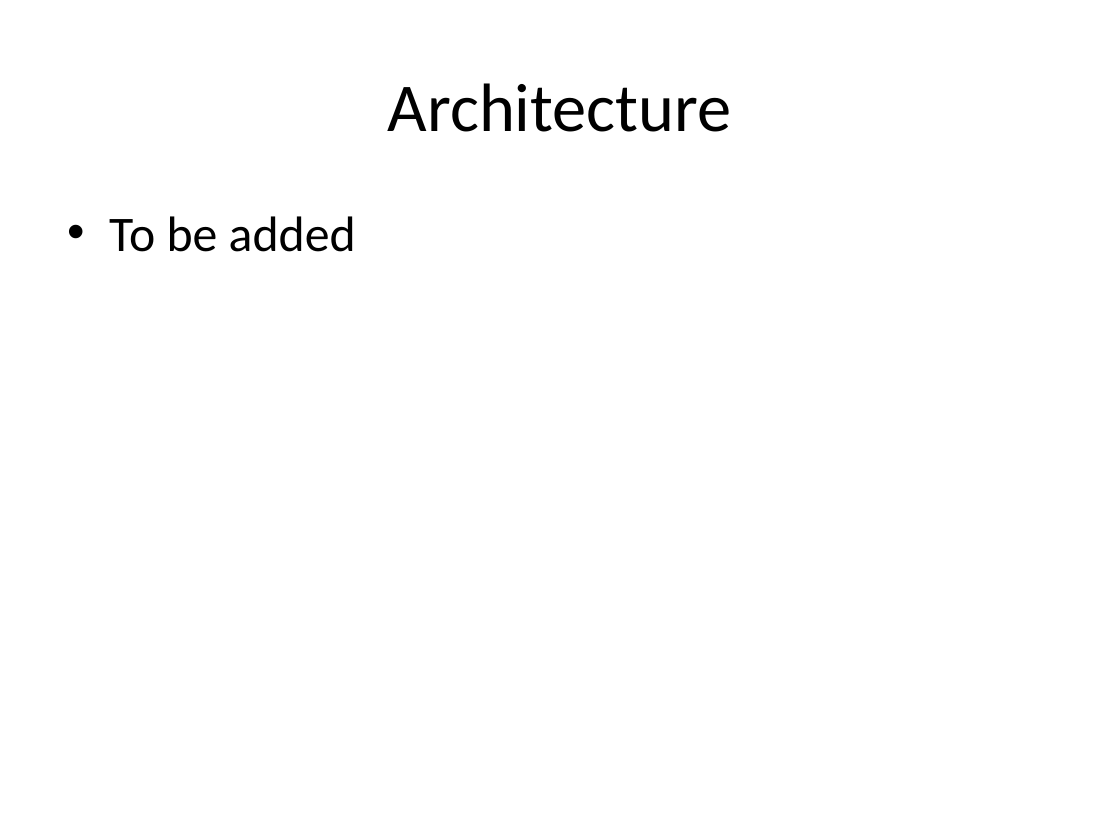
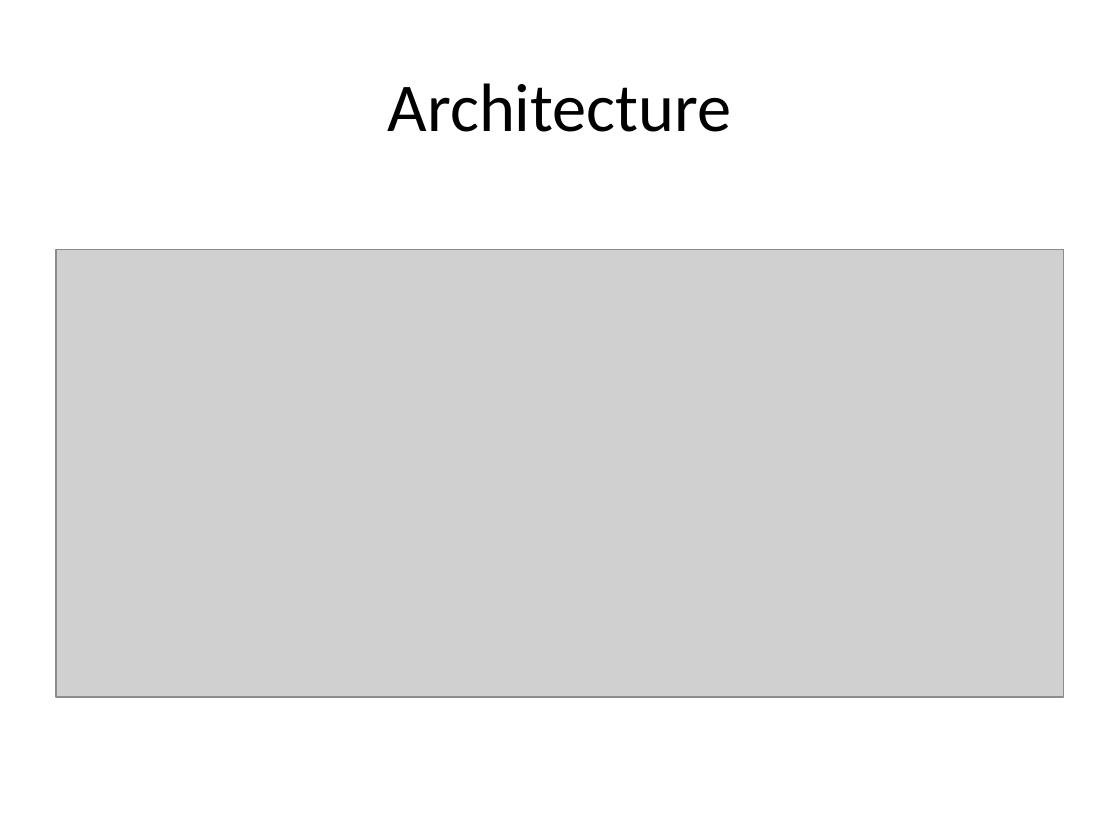
Before and after one commit to cooperative-computing-lab/awe, a slide deck: slide 3 of stats.has-plots/summary.pptx. Drawn at 1120x840 pixels with LibreOffice and Linux fonts; fonts in the diff are those of the drawing; grey boxes stand for pictures. Boxes give left, top, right and bottom in pixels: in the first picture for what was removed or moved away, otherwise in the second. Text is boxed around its words. In the diff, an @@ line names an element or a change of style, - is before the commit and + after.

```diff
--- a/stats.has-plots/summary.pptx
+++ b/stats.has-plots/summary.pptx
@@ text removed at <box>109,216,356,252</box> @@
-• To be added
@@ picture added at <box>56,250,1064,698</box> @@
```
Also in this commit, not shown: 4 other slides changed.
